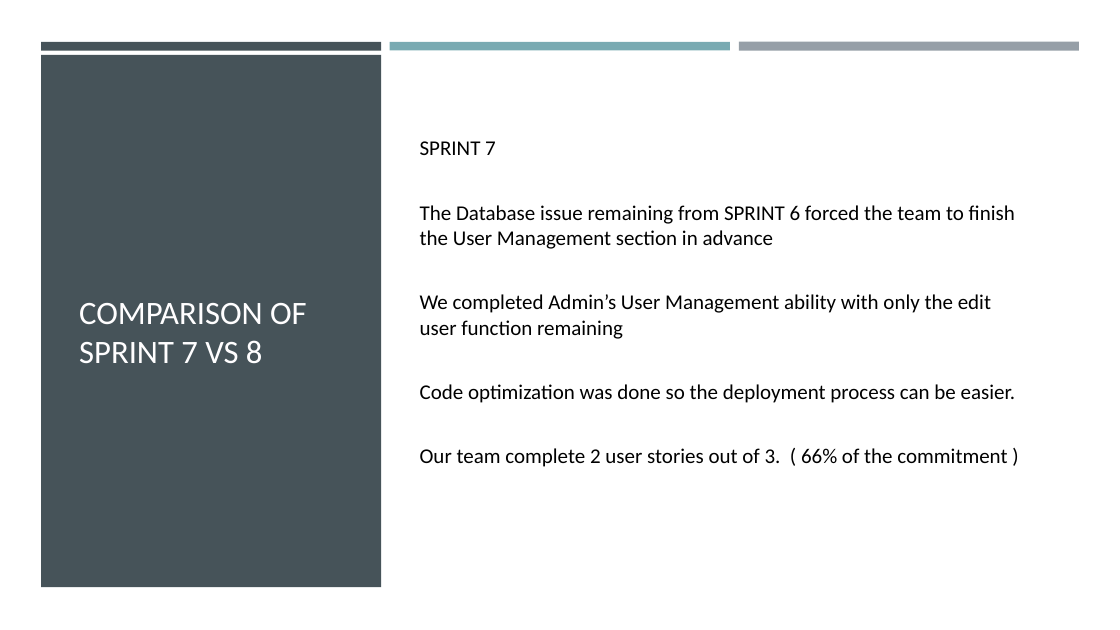
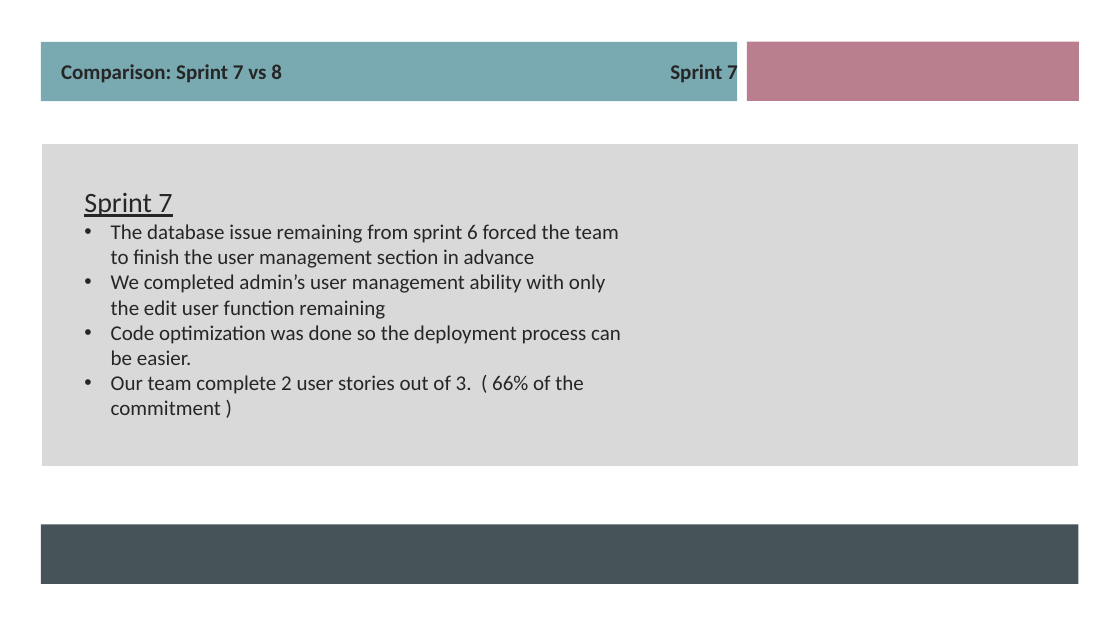
Before and after one commit to Xu12345-sophie/CS691TeamDice, a slide deck: slide 9 of Deliverable8/PCBuilder Web Application Sprint 8.pptx. Drawn at 1120x630 pixels with LibreOffice and Linux fonts; fonts in the diff are those of the drawing. Boxes give left, top, right and bottom in pixels: in the first picture for what was removed or moved away, otherwise in the second. Text is boxed around its words. In the diff, an @@ line names an element or a change of style, - is before the commit and + after.

```diff
--- a/Deliverable8/PCBuilder Web Application Sprint 8.pptx
+++ b/Deliverable8/PCBuilder Web Application Sprint 8.pptx
@@ rectangle removed at bbox=[41, 42, 381, 50] @@
@@ rectangle removed at bbox=[41, 55, 381, 587] @@
@@ rectangle added at bbox=[41, 42, 738, 101], fill #79AAB2 @@
@@ rectangle removed at bbox=[390, 42, 730, 50] @@
@@ rectangle: place and size @@
-rectangle at bbox=[739, 42, 1079, 51]
+rectangle at bbox=[747, 42, 1079, 102]
@@ rectangle at bbox=[747, 42, 1079, 102]: fill #969FA7 to #BA7F8F @@
@@ text added at bbox=[61, 61, 738, 85], 18 pt, text #262626, bold @@
+Comparison: Sprint 7 vs 8 Sprint 7
@@ rectangle added at bbox=[41, 143, 1079, 467], fill #D9D9D9, outline #FFFFFF 1.75 pt @@
@@ text "Sprint 7": place and size @@
-text "Sprint 7" at bbox=[420, 141, 1015, 467]
+text "Sprint 7" at bbox=[84, 193, 621, 415]
@@ text at bbox=[84, 193, 619, 319]: text changed; text colour #000000 to #262626 @@
-SPRINT 7
-The Database issue remaining from SPRINT 6 forced the team to finish the User Management section in advance
-We completed Admin’s User Management ability with only the edit user function remaining
+Sprint 7
+• The database issue remaining from sprint 6 forced the team to finish the user management section in advance
+• We completed admin’s user management ability with only the edit user function remaining
@@ title removed at bbox=[79, 303, 307, 363] @@
-COMPARISON OF SPRINT 7 VS 8
@@ text at bbox=[111, 325, 621, 415]: text colour #000000 to #262626 in "Code optimization was done so the deployment ...", "Our team complete 2 user stories out ..."; bullet none to •; less space between paragraphs @@
@@ rectangle added at bbox=[41, 524, 1079, 584], fill #465359 @@
```
Also in this commit, not shown: 6 other slides changed, 1 other file.
